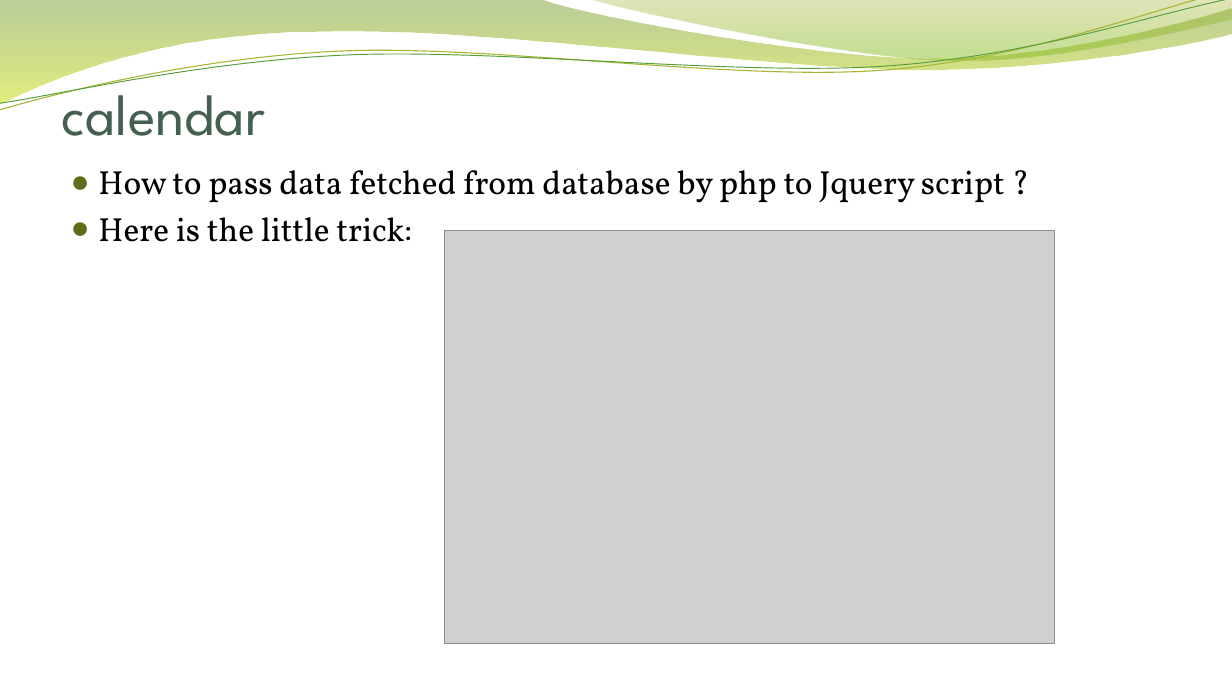
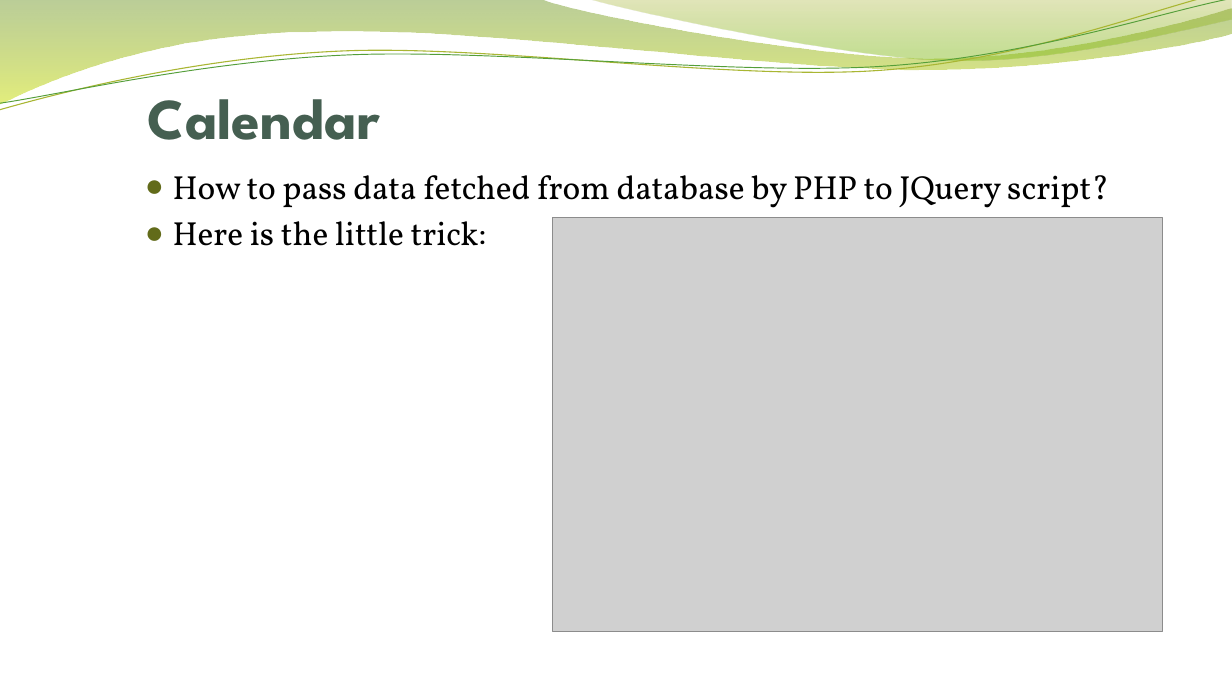
Before and after one commit to QianGaoProject/php, a slide deck: slide 6 of presentation/easy move_DF.pptx. Drawn at 1232x693 pixels with LibreOffice and Linux fonts; fonts in the diff are those of the drawing; grey boxes stand for pictures; background and template pictures are left out. Boxes give left, top, right and bottom in pixels: in the first picture for what was removed or moved away, otherwise in the second. Text is boxed around its words. In the diff, an @@ line names an element or a change of style, - is before the commit and + after.

```diff
--- a/presentation/easy move_DF.pptx
+++ b/presentation/easy move_DF.pptx
@@ title at (148, 99, 380, 140): text changed; bold on @@
-calendar
+Calendar
@@ text "How to pass data fetched ...": place and size @@
-text "How to pass data fetched ..." at (98, 170, 1005, 242)
+text "How to pass data fetched ..." at (173, 175, 1109, 246)
@@ text at (173, 175, 1109, 208): text changed @@
-● How to pass data fetched from database by php to Jquery script ?
+● How to pass data fetched from database by PHP to JQuery script?
@@ picture: place and size @@
-picture at (445, 230, 1055, 644)
+picture at (553, 218, 1163, 632)
```
Also in this commit, not shown: 9 other slides changed, 4 other files.
